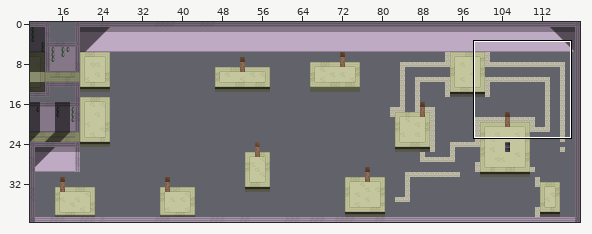
Two states of a Tiled map (JSON), assets/maps/woter_MAP_B.tmj. Above: a wide view before the commit, with the close-up outlined.
Close-up. The starting point:
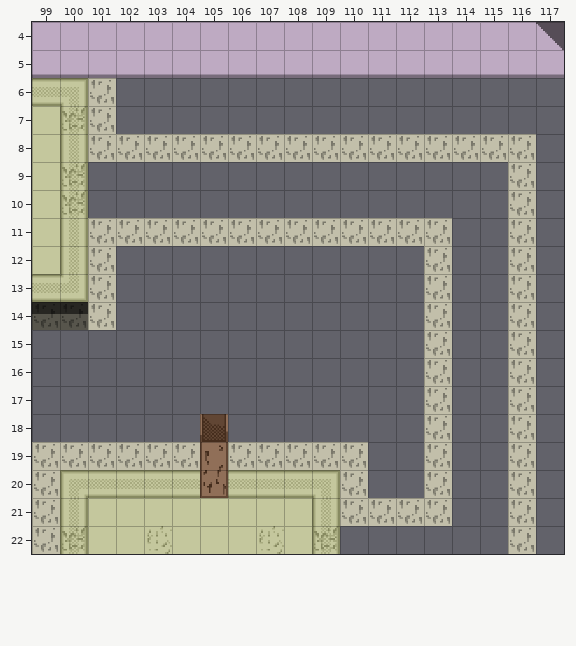
Cells are 32x32 px. Shown: x 99..117, y 4..22. The commit also changed other parts of the map, which this record leaves out. Not drawn, because the pictures are missing: unchanged layers "水", "波".
New version:
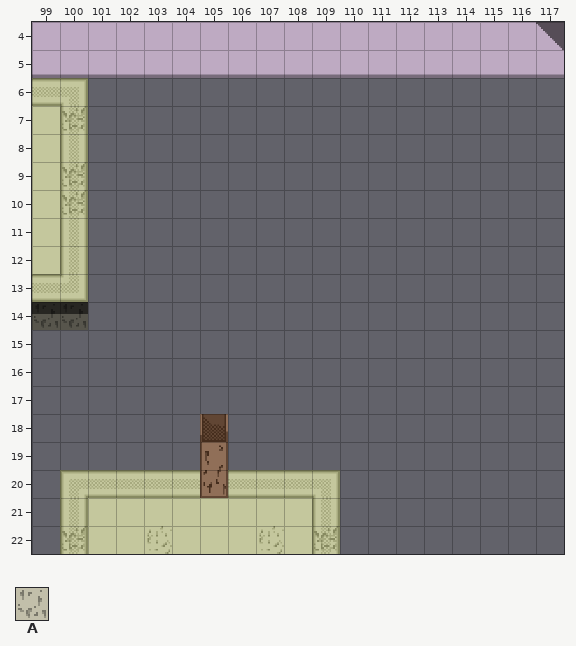
Key: from "Tile_set_School_Set (12)": A 63.
_ is an empty cell.
Tiles replaced or removed in this view: A.
From old to new:
Changed rows in their new state; . is an unchanged cell.
Layer "kabe":
first column x 99:
 6 .._...............
 7 .._...............
 8 ..________________
 9 ................._
10 ................._
11 .._____________.._
12 .._..........._.._
13 .._..........._.._
14 .._..........._.._
15 .............._.._
16 .............._.._
17 .............._.._
18 .............._.._
19 ______._____.._.._
20 _.........._.._.._
21 _..........____.._
22 _................_
Changed places in both close-ups, as pixel boxes (x1, y1, x2, y2):
removed: (32, 78, 536, 554)
